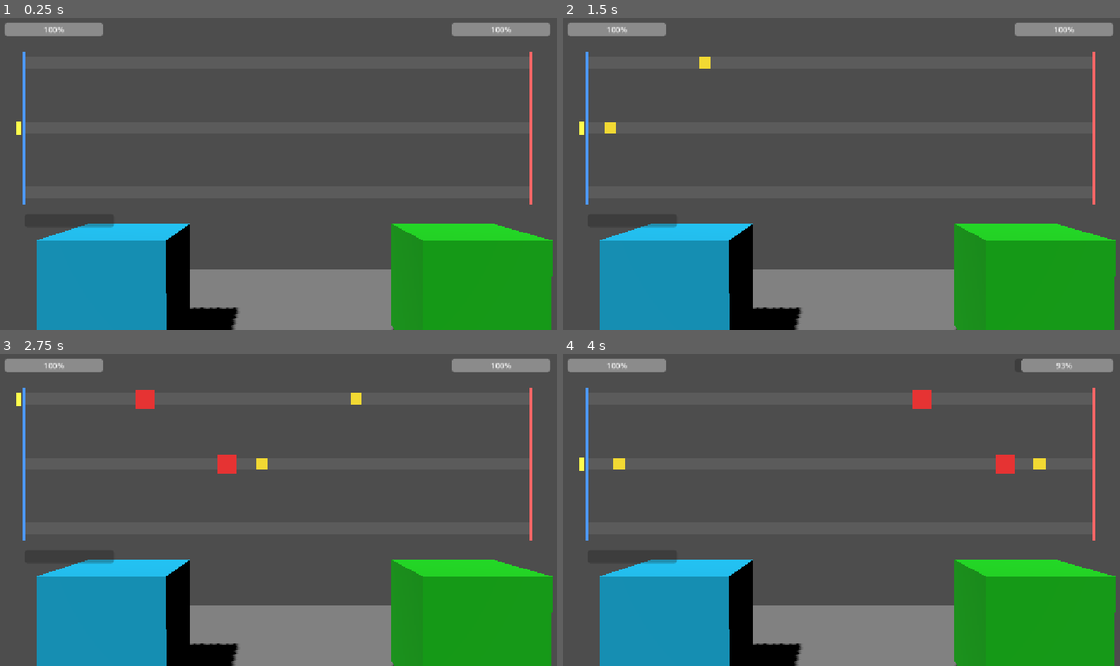
Above: before the commit, frames 1-4 (two rows, left to right).
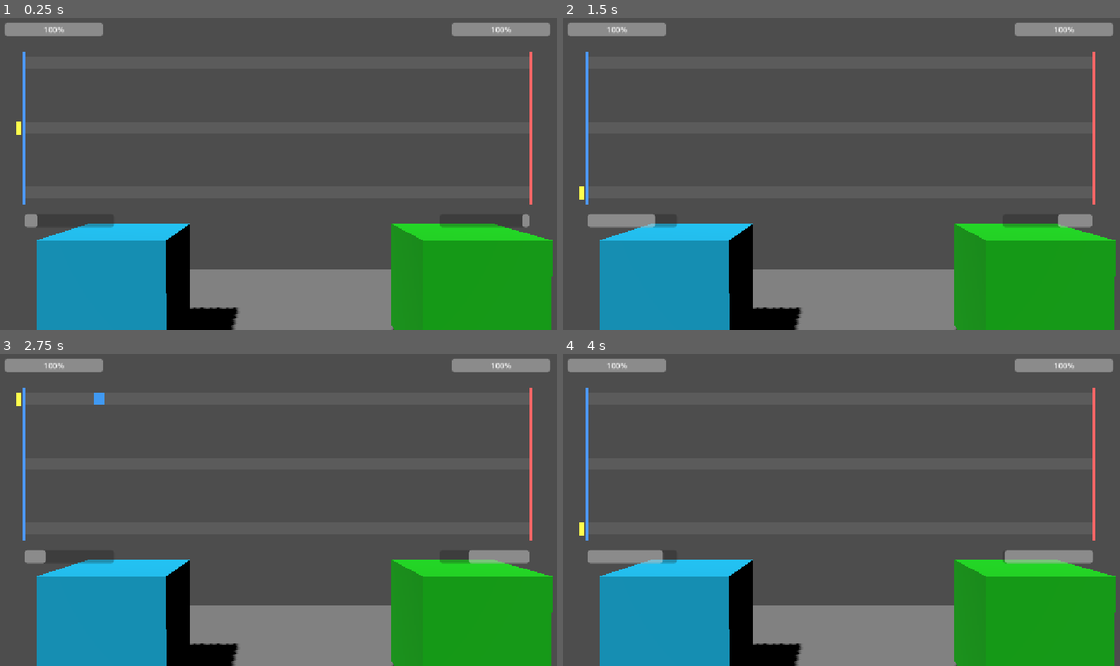
Above: after the commit, the same moments.

Repository: Raphael-Gregori/JamJam
Game: Godot game, scene res://main_scene.tscn
Two runs of this game, one before a commit and one after it. Both use one fixed random seed, a clock stepped at 60 frames per second and the inputs below.
Inputs:
- Up to frame 1 (0.25 s): no input
- Up to frame 2 (1.5 s): hold W (lane_select_up) 0.53-1.28 s; hold D (combat_action_fast, bound only after the commit) 0.53-1.28 s; tap Q (combat_action_fast, bound only before the commit) at 0.8, 1.35 s; hold S (lane_select_down) from 1.28 s (still down)
- Up to frame 3 (2.75 s): tap E (combat_action_heavy, bound only before the commit) at 1.55 s; release S (lane_select_down) at 2.03 s; hold W (lane_select_up) from 2.03 s (still down); hold E (combat_action_heavy, bound only before the commit) from 2.03 s (still down); tap A (combat_parry, bound only after the commit) at 2.3 s
- Up to frame 4 (4 s): release E (combat_action_heavy, bound only before the commit) at 2.78 s; tap A (combat_parry, bound only after the commit) at 2.85 s; tap D (combat_action_fast, bound only after the commit) at 3.05 s; release W (lane_select_up) at 3.53 s; hold S (lane_select_down) from 3.53 s (still down); hold D (combat_action_fast, bound only after the commit) from 3.53 s (still down); tap Q (combat_action_fast, bound only before the commit) at 3.8 s

The runs differ from the first frame. In frame 1, 0.3% of the frame differs, in the area x 4-96%, y 62-68%; in frame 2, 1.2%; in frame 3, 1.4%; in frame 4, 2.1%, in the area x 2-96%, y 1-68%.

Commit message:
add defense

Diff:
--- a/jamjam_godot_project/nouveau-projet-de-jeu/Script/p_1.gd
+++ b/jamjam_godot_project/nouveau-projet-de-jeu/Script/p_1.gd
@@ -17,6 +17,11 @@
 @export var _SPEED = 350
 @export var _REGEN_ATK = 0.5
 
+### ATK charge: regenerates at _REGEN_ATK units/sec, attack fires (and
+### consumes the charge) once it reaches _ATK_MAX.
+@export var _ATK_MAX = 1.0
+@export var _CURRENT_ATK = 0.0
+
 
 # Called when the node enters the scene tree for the first time.
 func _ready() -> void:
@@ -25,7 +30,7 @@
 
 # Called every frame. 'delta' is the elapsed time since the previous frame.
 func _process(delta: float) -> void:
-	pass
+	_CURRENT_ATK = min(_CURRENT_ATK + _REGEN_ATK * delta, _ATK_MAX)
 
 
 func _take_damage(damage: float):
@@ -33,3 +38,11 @@
 		_CURRENT_HP -= damage
 		if _CURRENT_HP <= 0:
 			print ("You Died ! ")
+
+
+func _is_atk_ready() -> bool:
+	return _CURRENT_ATK >= _ATK_MAX
+
+
+func _consume_atk() -> void:
+	_CURRENT_ATK = 0.0
--- a/jamjam_godot_project/nouveau-projet-de-jeu/Script/p_2.gd
+++ b/jamjam_godot_project/nouveau-projet-de-jeu/Script/p_2.gd
@@ -17,6 +17,11 @@
 @export var _SPEED = 350
 @export var _REGEN_ATK = 0.5
 
+### ATK charge: regenerates at _REGEN_ATK units/sec, attack fires (and
+### consumes the charge) once it reaches _ATK_MAX.
+@export var _ATK_MAX = 1.0
+@export var _CURRENT_ATK = 0.0
+
 
 # Called when the node enters the scene tree for the first time.
 func _ready() -> void:
@@ -25,10 +30,18 @@
 
 # Called every frame. 'delta' is the elapsed time since the previous frame.
 func _process(delta: float) -> void:
-	pass
+	_CURRENT_ATK = min(_CURRENT_ATK + _REGEN_ATK * delta, _ATK_MAX)
 
 func _take_damage(damage: float):
 	if damage > 0:
 		_CURRENT_HP -= damage
 		if _CURRENT_HP <= 0:
 			print ("It Died ! ")
+
+
+func _is_atk_ready() -> bool:
+	return _CURRENT_ATK >= _ATK_MAX
+
+
+func _consume_atk() -> void:
+	_CURRENT_ATK = 0.0
--- a/jamjam_godot_project/nouveau-projet-de-jeu/Script/turn.gd
+++ b/jamjam_godot_project/nouveau-projet-de-jeu/Script/turn.gd
@@ -8,30 +8,27 @@
 
 # Data for each spawnable action. Add more entries here to add new action
 # types without touching any other logic.
-
-# TODO : Regen of the ATK (heavy and Light)
 const ACTION_TYPES := {
 	"fast": {
 		"name": "Fast Strike",
 		"color": Color(0.95, 0.85, 0.2),
 		"radius": 12.0,
 	},
-	"heavy": {
-		"name": "Heavy Strike",
-		"color": Color(0.9, 0.2, 0.2),
-		"radius": 20.0,
+	"defense": {
+		"name": "Defense",
+		"color": Color(0.25, 0.6, 0.95),
+		"radius": 12.0,
 	},
 }
 
 # --- Tunables (editable from the Inspector) ---
-@export var enemy_spawn_interval := 5
 @export var lane_count := 3
 ### horizontal gap between the screen edge and the hitbox zones
 @export var lane_margin := 60.0
 ### thickness of each lane row / hitbox marker
 @export var lane_height := 24.0
-@export var lane_area_top_ratio := 0.158 ### lane rows occupy this vertical band of the viewport...
-@export var lane_area_bottom_ratio := 0.566 ### ...from top_ratio to bottom_ratio (0 = top, 1 = bottom)
+@export var lane_area_top_ratio := 0.158 ## # lane rows occupy this vertical band of the viewport...
+@export var lane_area_bottom_ratio := 0.566 ## # ...from top_ratio to bottom_ratio (0 = top, 1 = bottom)
 
 ### The 3D unit stat blocks this combat overlay reports damage to - repoint
 ### these in the Inspector if P1/P2 ever move elsewhere in the tree. Resolved
@@ -52,6 +49,8 @@
 @onready var actions_layer: Control = $ActionsLayer
 @onready var player_hp_bar: ProgressBar = $PlayerHPBar
 @onready var enemy_hp_bar: ProgressBar = $EnemyHPBar
+@onready var player_atk_bar: ProgressBar = $P1_ATK_Regen
+@onready var enemy_atk_bar: ProgressBar = $P2_ATK_Regen
 @onready var result_label: Label = $ResultLabel
 
 # Y position of each lane, computed once in _ready() from the viewport size.
@@ -67,7 +66,6 @@
 # actual ColorRect representing this action on screen; "x" is its logical
 # center position, kept separately since the node is positioned top-left.
 var actions: Array[Dictionary] = []
-var spawn_elapsed := 0.0
 # Countdown timers driving the brief flash on a hitbox marker when it's hit.
 var player_flash_t := 0.0
 var enemy_flash_t := 0.0
@@ -77,8 +75,23 @@
 	player_unit = get_node(player_unit_path)
 	enemy_unit = get_node(enemy_unit_path)
 
-	# Lay out the 3 lanes and the two edge thresholds from the current viewport size,
-	# then push those positions/sizes onto the actual lane/hitbox nodes.
+	_init_layout()
+
+	# p_1.gd/p_2.gd already reset _CURRENT_HP to _HP_MAX in their own _ready();
+	# P1/P2 are earlier siblings of CombatHUD so theirs has already run by now.
+	player_hp_bar.max_value = player_unit._HP_MAX
+	enemy_hp_bar.max_value = enemy_unit._HP_MAX
+	player_hp_bar.value = player_unit._CURRENT_HP
+	enemy_hp_bar.value = enemy_unit._CURRENT_HP
+	player_atk_bar.max_value = player_unit._ATK_MAX
+	enemy_atk_bar.max_value = enemy_unit._ATK_MAX
+	player_atk_bar.value = player_unit._CURRENT_ATK
+	enemy_atk_bar.value = enemy_unit._CURRENT_ATK
+	result_label.visible = false
+
+# Lay out the 3 lanes and the two edge thresholds from the current viewport size,
+# then push those positions/sizes onto the actual lane/hitbox nodes.
+func _init_layout() -> void:
 	var viewport_size := get_viewport_rect().size
 	left_edge_x = lane_margin
 	right_edge_x = viewport_size.x - lane_margin
@@ -104,35 +117,38 @@
 	_update_lane_selector_position()
 	_update_lane_highlight()
 
-	# p_1.gd/p_2.gd already reset _CURRENT_HP to _HP_MAX in their own _ready();
-	# P1/P2 are earlier siblings of CombatHUD so theirs has already run by now.
-	player_hp_bar.max_value = player_unit._HP_MAX
-	enemy_hp_bar.max_value = enemy_unit._HP_MAX
-	player_hp_bar.value = player_unit._CURRENT_HP
-	enemy_hp_bar.value = enemy_unit._CURRENT_HP
-	result_label.visible = false
-
-
-# Select-lane-then-confirm input scheme: W/S move the lane selector,
-# J/K spawn a Fast/Heavy Strike on whichever lane is currently selected.
+
+# combat_action_fast spawns a Fast Strike, combat_parry spawns a Defense, both
+# on whichever lane is currently selected (see _update_selected_lane) and
+# both gated by the same ATK charge (see p_1.gd/p_2.gd) - a parry costs a
+# strike's worth of charge just like an attack does.
 func _unhandled_input(event: InputEvent) -> void:
 	if not combat_active:
 		return
-	if event.is_action_pressed("lane_select_up"):
-		_select_lane(-1)
-	elif event.is_action_pressed("lane_select_down"):
-		_select_lane(1)
-	elif event.is_action_pressed("combat_action_fast"):
-		_spawn_action(selected_lane, "player", "fast")
-	elif event.is_action_pressed("combat_action_heavy"):
-		_spawn_action(selected_lane, "player", "heavy")
-
-
-func _select_lane(delta: int) -> void:
-	# wrapi loops the selection back around instead of stopping at lane 0/2.
-	selected_lane = wrapi(selected_lane + delta, 0, lane_count)
-	_update_lane_selector_position()
-	_update_lane_highlight()
+	if event.is_action_pressed("combat_action_fast"):
+		if player_unit._is_atk_ready():
+			player_unit._consume_atk()
+			_spawn_action(selected_lane, "player", "fast")
+	elif event.is_action_pressed("combat_parry"):
+		if player_unit._is_atk_ready():
+			player_unit._consume_atk()
+			_spawn_action(selected_lane, "player", "defense")
+
+
+# Hold-based lane select: Z (lane_select_up) pins the selector to the top
+# lane, S (lane_select_down) to the bottom lane; releasing both rests on
+# the middle lane. Polled every frame instead of on key-press events so
+# the selection tracks whichever key is currently held.
+func _update_selected_lane() -> void:
+	var new_lane := 1
+	if Input.is_action_pressed("lane_select_up"):
+		new_lane = 0
+	elif Input.is_action_pressed("lane_select_down"):
+		new_lane = lane_count - 1
+	if new_lane != selected_lane:
+		selected_lane = new_lane
+		_update_lane_selector_position()
+		_update_lane_highlight()
 
 
 func _update_lane_selector_position() -> void:
@@ -146,7 +162,6 @@
 	for i in lane_count:
 		lane_rects[i].modulate = Color(1.6, 1.6, 1.6) if i == selected_lane else Color(1, 1, 1)
 
-
 # Creates the on-screen ColorRect for one action and registers its tracking data.
 func _spawn_action(lane: int, side: String, type_key: String) -> void:
 	var type: Dictionary = ACTION_TYPES[type_key]
@@ -160,13 +175,19 @@
 
 	# Speed/damage come from the acting unit's own stat block, not the action type.
 	var unit: MeshInstance3D = player_unit if side == "player" else enemy_unit
+	# A Defense only ever travels from its own edge to the middle of the lane
+	# (see _resolve_defenses) instead of all the way to the opposite edge.
+	var target_x: float = (left_edge_x + right_edge_x) * 0.5 if type_key == "defense" \
+		else (right_edge_x if side == "player" else left_edge_x)
 	var dict_stats := {
 		"lane": lane,
 		"side": side,
+		"type_key": type_key,
 		"type": type,
 		"speed": unit._SPEED,
 		"damage": unit._FORCE,
 		"x": left_edge_x if side == "player" else right_edge_x,
+		"target_x": target_x,
 		"node": node,
 	}
 	_update_action_node_position(dict_stats)
@@ -181,48 +202,93 @@
 
 func _process(delta: float) -> void:
 	if combat_active:
+		_update_selected_lane()
 		_update_enemy_spawner(delta)
 		_update_actions(delta)
 		player_flash_t = max(player_flash_t - delta, 0.0)
 		enemy_flash_t = max(enemy_flash_t - delta, 0.0)
+	player_atk_bar.value = player_unit._CURRENT_ATK
+	enemy_atk_bar.value = enemy_unit._CURRENT_ATK
 	# Multiplies the authored hitbox color towards white while its flash timer is active.
 	player_hitbox.modulate = Color(1, 1, 1).lerp(Color(2.5, 2.5, 2.5), player_flash_t / 0.15)
 	enemy_hitbox.modulate = Color(1, 1, 1).lerp(Color(2.5, 2.5, 2.5), enemy_flash_t / 0.15)
 
 
-# Simple fixed-interval enemy AI: every enemy_spawn_interval seconds, spawn a
-# random action type on a random lane, starting from the right edge.
-func _update_enemy_spawner(delta: float) -> void:
-	spawn_elapsed += delta
-	if spawn_elapsed < enemy_spawn_interval:
+# Regen-driven enemy AI: the instant the enemy's own ATK charge is full it
+# acts automatically, from a random lane (there is no enemy lane-select
+# mechanic) and randomly choosing between a Fast Strike and a Defense, just
+# like the player can - consuming its charge either way.
+func _update_enemy_spawner(_delta: float) -> void:
+	if not enemy_unit._is_atk_ready():
 		return
-	spawn_elapsed = 0.0
+	enemy_unit._consume_atk()
 	var lane := randi() % lane_count
-	var type_key: String = ["fast", "heavy"][randi() % 2]
+	var type_key: String = ["fast", "defense"][randi() % 2]
 	_spawn_action(lane, "enemy", type_key)
 
 
-# Moves every action and resolves hits by comparing x against a fixed edge
-# threshold - no collision/physics needed since same-lane actions never
-# interact with each other, only with their own opposite edge.
+# Moves every action (clamped to its own target_x - the opposite edge for a
+# Fast Strike, the lane's midpoint for a Defense) and resolves hits by
+# comparing x against that target. A Defense that reaches its target without
+# having intercepted anything (see _resolve_defenses) just disappears there,
+# since it isn't the one that deals damage.
 func _update_actions(delta: float) -> void:
+	for dict_actions in actions:
+		var speed: float = dict_actions["speed"]
+		## Check if it's player ...
+		if dict_actions["side"] == "player":
+			dict_actions["x"] = min(dict_actions["x"] + speed * delta, dict_actions["target_x"])
+		## ... or enemy
+		else:
+			dict_actions["x"] = max(dict_actions["x"] - speed * delta, dict_actions["target_x"])
+		_update_action_node_position(dict_actions)
+
+	_resolve_defenses()
+
 	var i := actions.size() - 1
 	while i >= 0:
-		var dict_stats: Dictionary = actions[i]
-		var speed: float = dict_stats["speed"]
-		if dict_stats["side"] == "player":
-			dict_stats["x"] += speed * delta
-		else:
-			dict_stats["x"] -= speed * delta
-		_update_action_node_position(dict_stats)
-
-		var hit: bool = (dict_stats["side"] == "player" and dict_stats["x"] >= right_edge_x) \
-			or (dict_stats["side"] == "enemy" and dict_stats["x"] <= left_edge_x)
-		if hit:
-			_resolve_hit(dict_stats)
-			dict_stats["node"].queue_free()
+		var dict_actions: Dictionary = actions[i]
+		if dict_actions["x"] == dict_actions["target_x"]:
+			if dict_actions["type_key"] != "defense":
+				_resolve_hit(dict_actions)
+			dict_actions["node"].queue_free()
 			actions.remove_at(i)
 		i -= 1
+
+
+# A Defense marker (either side can spawn one) intercepts the first
+# same-lane opposing action that has reached or passed it at any point along
+# its short trip to the midpoint, nullifying both with no damage dealt. If
+# nothing crosses it in time, the marker itself vanishes on arrival (see
+# _update_actions) instead of lingering as a standing wall.
+func _resolve_defenses() -> void:
+	var consumed: Array[int] = []
+	for i in actions.size():
+		var defense: Dictionary = actions[i]
+		if consumed.has(i) or defense["type_key"] != "defense":
+			continue
+		# A player defense moves left-to-right (rising x) so it's crossed once
+		# the opposing action's x has dropped to or below it; an enemy defense
+		# moves right-to-left (falling x) so it's crossed the other way round.
+		var opposing_side: String = "enemy" if defense["side"] == "player" else "player"
+		for j in actions.size():
+			if i == j or consumed.has(j):
+				continue
+			var opposing_action: Dictionary = actions[j]
+			if opposing_action["side"] != opposing_side or opposing_action["lane"] != defense["lane"]:
+				continue
+			var crossed: bool = opposing_action["x"] <= defense["x"] if defense["side"] == "player" \
+				else opposing_action["x"] >= defense["x"]
+			if crossed:
+				consumed.append(i)
+				consumed.append(j)
+				break
+
+	consumed.sort()
+	consumed.reverse()
+	for idx in consumed:
+		actions[idx]["node"].queue_free()
+		actions.remove_at(idx)
 
 
 # Applies damage via the unit's own _take_damage() and triggers the hitbox
--- a/jamjam_godot_project/nouveau-projet-de-jeu/main_scene.tscn
+++ b/jamjam_godot_project/nouveau-projet-de-jeu/main_scene.tscn
@@ -52,6 +52,7 @@
 mesh = SubResource("BoxMesh_uj0um")
 surface_material_override/0 = SubResource("StandardMaterial3D_7jxi0")
 script = ExtResource("2_gyfs4")
+_REGEN_ATK = 0.245
 
 [node name="StaticBody3D" type="StaticBody3D" parent="P2" unique_id=1093758040]
 
@@ -176,3 +177,12 @@
 offset_right = 243.144
 offset_bottom = 438.0
 show_percentage = false
+
+[node name="P2_ATK_Regen" type="ProgressBar" parent="CombatHUD/Root" unique_id=337752198]
+layout_mode = 0
+offset_left = 907.0
+offset_top = 411.0
+offset_right = 1090.144
+offset_bottom = 438.0
+fill_mode = 1
+show_percentage = false
--- a/jamjam_godot_project/nouveau-projet-de-jeu/project.godot
+++ b/jamjam_godot_project/nouveau-projet-de-jeu/project.godot
@@ -24,7 +24,7 @@
 
 lane_select_up={
 "deadzone": 0.5,
-"events": [Object(InputEventKey,"resource_local_to_scene":fa …(167 unchanged characters)… cal_keycode":87,"key_label":0,"unicode":0,"location":0,"echo":false,"script":null)
+"events": [Object(InputEventKey,"resource_local_to_scene":fa …(167 unchanged characters)… cal_keycode":87,"key_label":0,"unicode":122,"location":0,"echo":false,"script":null)
 ]
 }
 lane_select_down={
@@ -34,12 +34,23 @@
 }
 combat_action_fast={
 "deadzone": 0.5,
-"events": [Object(InputEventKey,"resource_local_to_scene":fa …(140 unchanged characters)… d":false,"keycode":0,"physical_keycode":81,"key_label":0,"unicode":97,"location":0,"echo":false,"script":null)
+"events": [Object(InputEventKey,"resource_local_to_scene":fa …(140 unchanged characters)… d":false,"keycode":0,"physical_keycode":68,"key_label":0,"unicode":100,"location":0,"echo":false,"script":null)
+, Object(InputEventMouseButton,"resource_local_to_scene":false,"resource_name":"","device":-1,"window_id":0,"alt_pressed":false,"shift_pressed":false,"ctrl_pressed":false,"meta_pressed":false,"button_mask":1,"position":Vector2(963.89923, 25.570313),"global_position":Vector2(976.89923, 93.57031),"factor":1.0,"button_index":1,"canceled":false,"pressed":true,"double_click":false,"script":null)
 ]
 }
 combat_action_heavy={
 "deadzone": 0.5,
-"events": [Object(InputEventKey,"resource_local_to_scene":false,"resource_name":"","device":-1,"window_id":0,"alt_pressed":false,"shift_pressed":false,"ctrl_pressed":false,"meta_pressed":false,"pressed":false,"keycode":0,"physical_keycode":69,"key_label":0,"unicode":101,"location":0,"echo":false,"script":null)
+"events": []
+}
+combat_dodge={
+"deadzone": 0.5,
+"events": [Object(InputEventKey,"resource_local_to_scene":false,"resource_name":"","device":-1,"window_id":0,"alt_pressed":false,"shift_pressed":false,"ctrl_pressed":false,"meta_pressed":false,"pressed":false,"keycode":0,"physical_keycode":32,"key_label":0,"unicode":32,"location":0,"echo":false,"script":null)
+]
+}
+combat_parry={
+"deadzone": 0.5,
+"events": [Object(InputEventKey,"resource_local_to_scene":false,"resource_name":"","device":-1,"window_id":0,"alt_pressed":false,"shift_pressed":false,"ctrl_pressed":false,"meta_pressed":false,"pressed":false,"keycode":0,"physical_keycode":65,"key_label":0,"unicode":113,"location":0,"echo":false,"script":null)
+, Object(InputEventMouseButton,"resource_local_to_scene":false,"resource_name":"","device":-1,"window_id":0,"alt_pressed":false,"shift_pressed":false,"ctrl_pressed":false,"meta_pressed":false,"button_mask":2,"position":Vector2(229.61562, 19.221092),"global_position":Vector2(242.61562, 87.22109),"factor":1.0,"button_index":2,"canceled":false,"pressed":true,"double_click":false,"script":null)
 ]
 }
 
